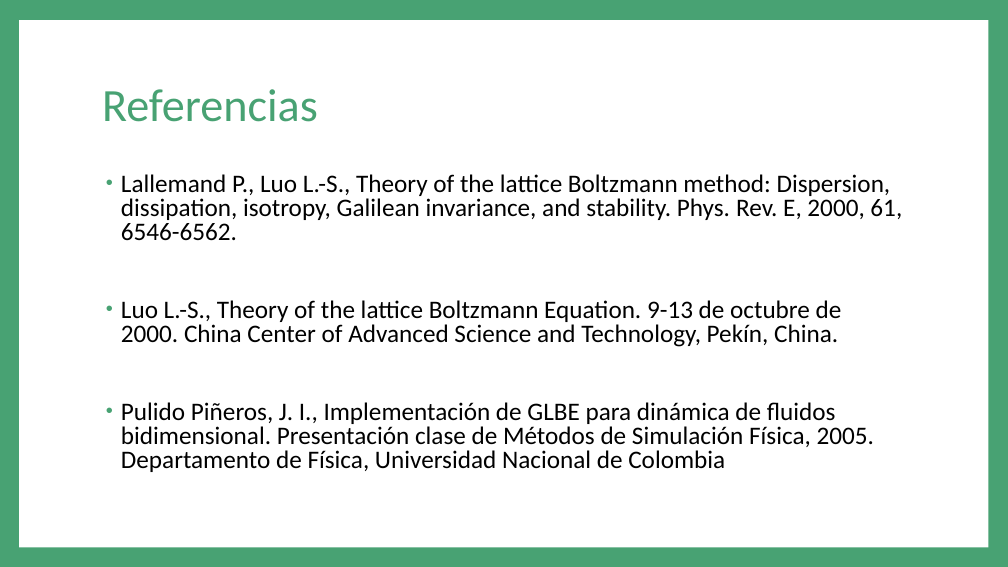
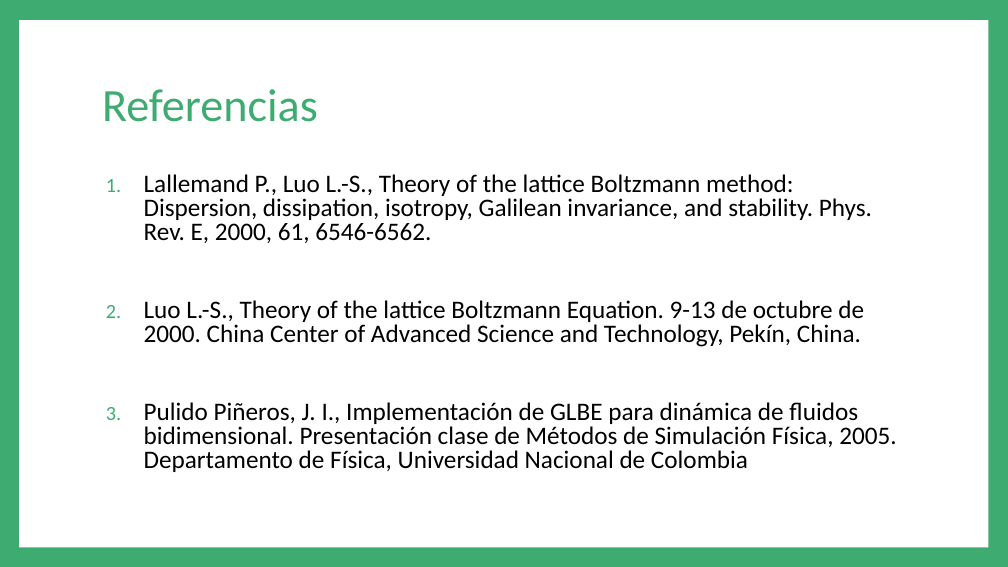
Before and after one commit to andreav13/Proyecto2, a slide deck: slide 14 of Presentación.pptx (slide 12 before the commit). Drawn at 1008x567 pixels with LibreOffice and Linux fonts; fonts in the diff are those of the drawing. Boxes give left, top, right and bottom in pixels: in the first picture for what was removed or moved away, otherwise in the second. Text is boxed around its words. In the diff, an @@ line names an element or a change of style, - is before the commit and + after.

```diff
--- a/Presentación.pptx
+++ b/Presentación.pptx
@@ background #48A273 to #3EAC70 @@
@@ text "Lallemand P., Luo L.-S., Theory ..." at [144, 174, 896, 472]: bullet • to 1.; bullet colour #48A273 to #3EAC70 @@
```
Also in this commit, not shown: 10 other slides changed, 3 slides added, 1 slide removed.
